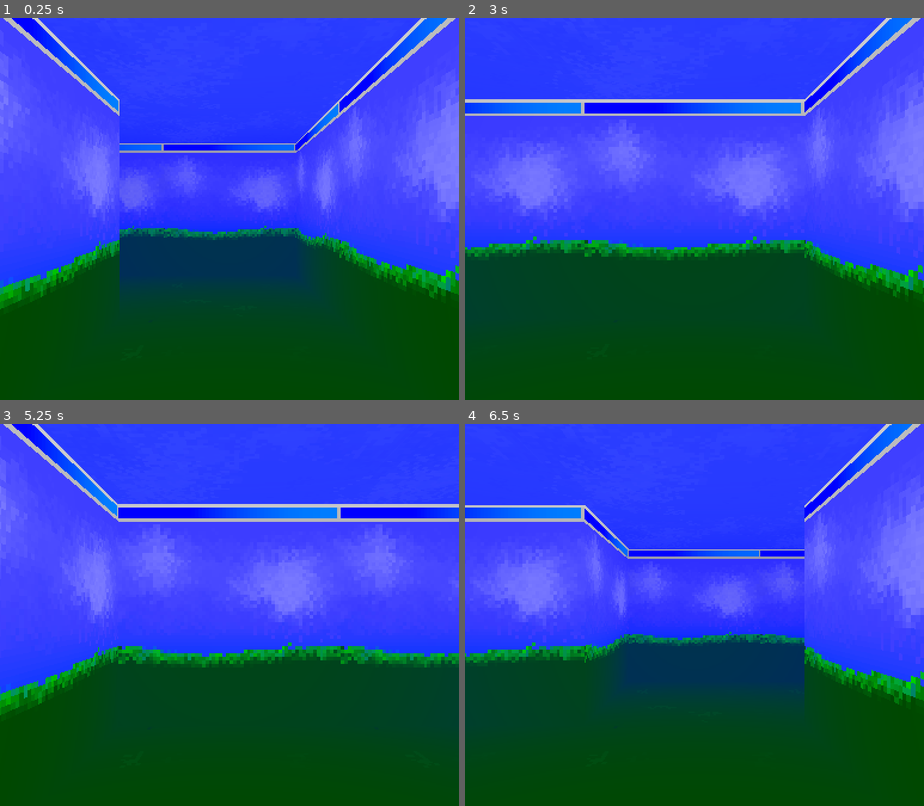
Above: before the commit, frames 1-4 (two rows, left to right).
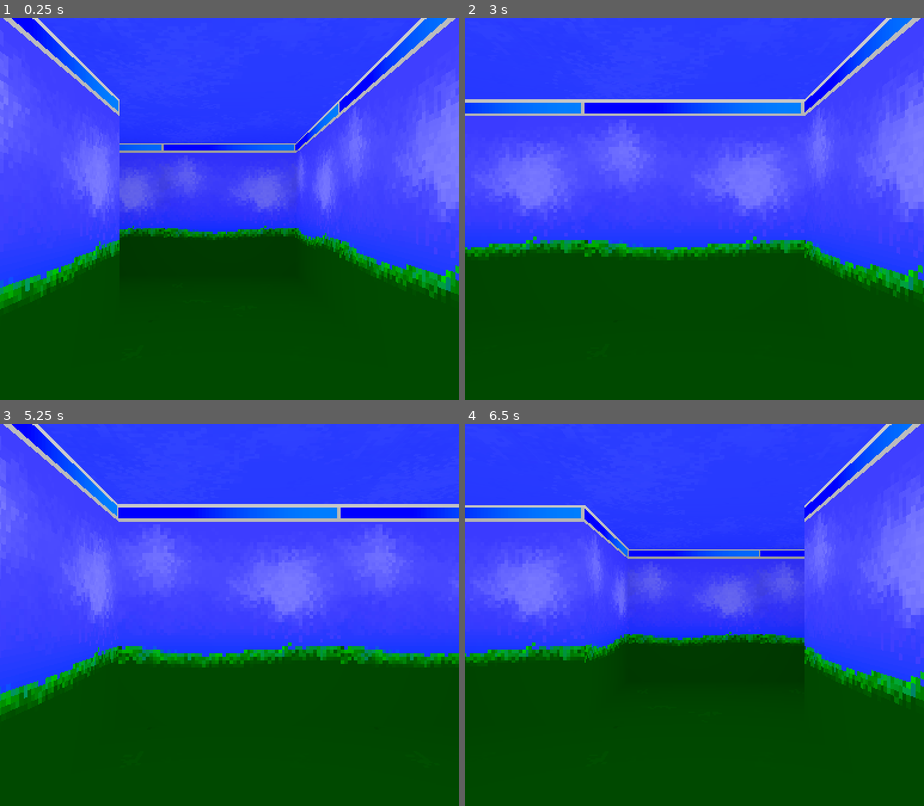
Above: after the commit, the same moments.

Repository: samiser/y2k-crawler
Game: Godot game, scene res://main.tscn
Same seed, same stepped clock (60 frames per second), same inputs: the game is played once before the commit and once after it.
Inputs (mouse positions are in pixels of both pictures, inside the frame that each line leads up to):
- Up to frame 1 (0.25 s): no input
- Up to frame 2 (3 s): tap Enter at 0.5, 2 s; move the mouse to (795, 189) at 0.52 s; hold D (right) 0.53-1.28 s; click (795, 189) at 0.67 s; tap Space at 1.25, 2.75 s; move the mouse to (602, 228) at 1.27 s; hold S (back) 1.28-2.03 s; move the mouse to (740, 124) at 2.02 s; hold D (right) 2.03-2.78 s; move the mouse to (671, 285) at 2.77 s; hold W (forward) from 2.78 s (still down); click (671, 285) at 2.92 s
- Up to frame 3 (5.25 s): move the mouse to (367, 672) at 3.52 s; release W (forward) at 3.53 s; hold A (left) 3.53-5.03 s; move the mouse to (91, 557) at 4.27 s; tap Enter at 5 s; move the mouse to (252, 615) at 5.02 s; hold S (back) from 5.03 s (still down); click (252, 615) at 5.17 s
- Up to frame 4 (6.5 s): move the mouse to (625, 519) at 5.77 s; release S (back) at 5.78 s; hold D (right) from 5.78 s (still down)

The runs differ from the first frame. In frame 1, 13% of the frame differs, in the area x 23-77%, y 44-83%; in frame 2, 16%; in frame 3, 16%; in frame 4, 19%, in the area x 0-77%, y 40-87%.

Commit message:
changed fog colour

Diff:
--- a/main.tscn
+++ b/main.tscn
@@ -10,7 +10,7 @@
 background_mode = 1
 fog_enabled = true
 fog_mode = 1
-fog_light_color = Color(0, 0, 0.23137255, 1)
+fog_light_color = Color(0, 0, 0, 1)
 fog_light_energy = 4.4
 fog_density = 1.0
 fog_depth_curve = 2.0705302
